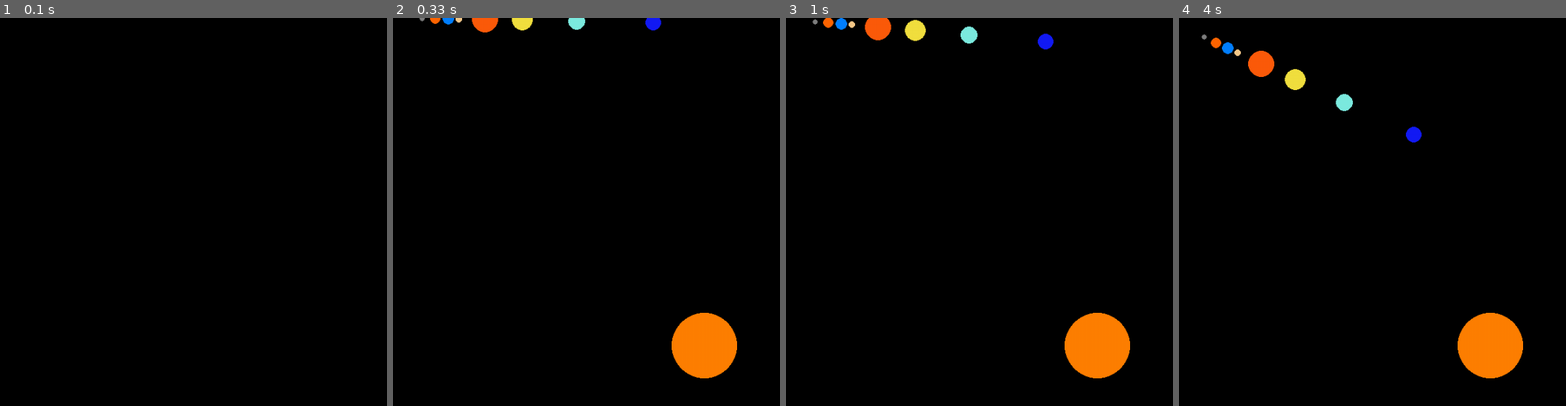
Above: before the commit, frames 1-4 (left to right).
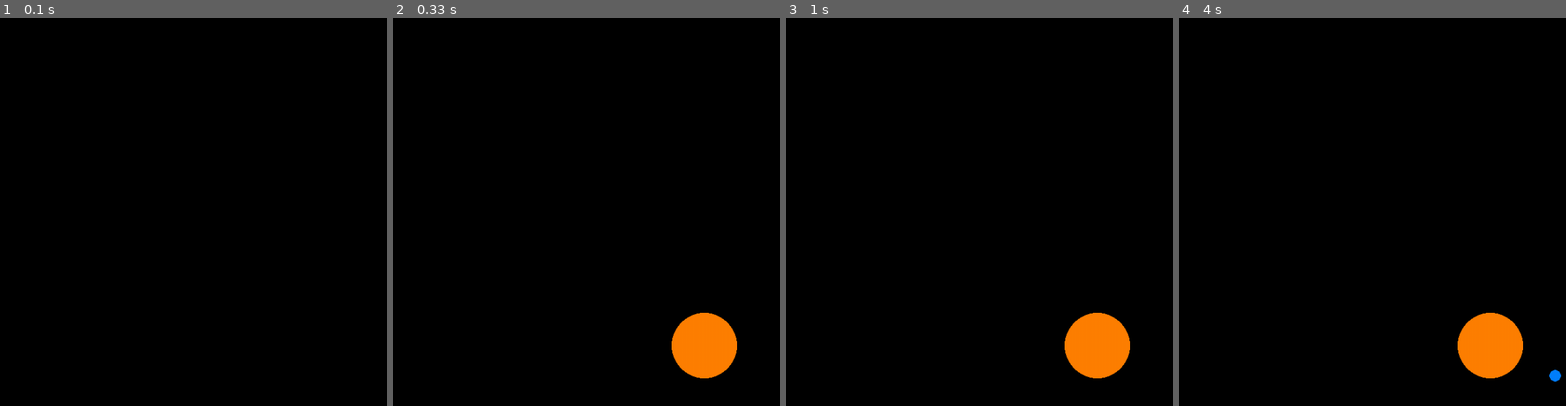
Above: after the commit, the same moments.

Repository: myhotchoc/Space-Simulator
Game: pygame game, started from Pygame Environmetnt.py
Two runs of this game, one before a commit and one after it. Both use one fixed random seed, a clock stepped at 60 frames per second and the inputs below.
Inputs:
- Up to frame 1 (0.1 s): no input
- Up to frame 2 (0.33 s): no input
- Up to frame 3 (1 s): no input
- Up to frame 4 (4 s): no input

Frame 1 is identical in both runs. In frame 2, 0.7% of the frame differs, in the area x 6-70%, y 0-4%; in frame 3, 1.0%; in frame 4, 1.2%, in the area x 5-99%, y 4-94%.

Commit message:
Update Pygame Environmetnt.py

Diff:
--- a/Pygame Environmetnt.py
+++ b/Pygame Environmetnt.py
@@ -77,14 +77,9 @@
         self.planet = pygame.draw.circle(self.window, self.colour, planet_pos, self.radius)
         ##why is this self. and not just planet???
 
-    def movePlanet(self, theta):
-        force = (((1000 * 10 * 100) / 30000**2))
-
-        #calculating the acceleration of the planets using f = ma
-        c1_a = force/1000000
-        c2_a = force/900000000
-        delta_x = int(((self.orbital_dist ) * math.cos(theta)) + centre[0] * c1_a)
-        delta_y = int(((self.orbital_dist ) * math.sin(theta)) + centre[1] * c2_a)
+    def movePlanet(self, theta, changing):
+        delta_x = int(((self.orbital_dist ) * math.cos(theta)) + centre[0] * changing)
+        delta_y = int(((self.orbital_dist ) * math.sin(theta)) + centre[1] * changing)
 
         planet_pos = (delta_x, delta_y)
 
@@ -172,7 +167,7 @@
 
     #ellipse1 = pygame.draw.ellipse(screen, WHITE, [100,100,800,300], 3)
     for i in planets:
-        new_pos = i.movePlanet(math.radians(theta))
+        new_pos = i.movePlanet(math.radians(theta), random.randint(0,100))
         pygame.draw.circle(screen, i.colour, new_pos, i.radius)
         #pygame.display.flip()
         #this stopped the planets like flashing idk if this is right now?
